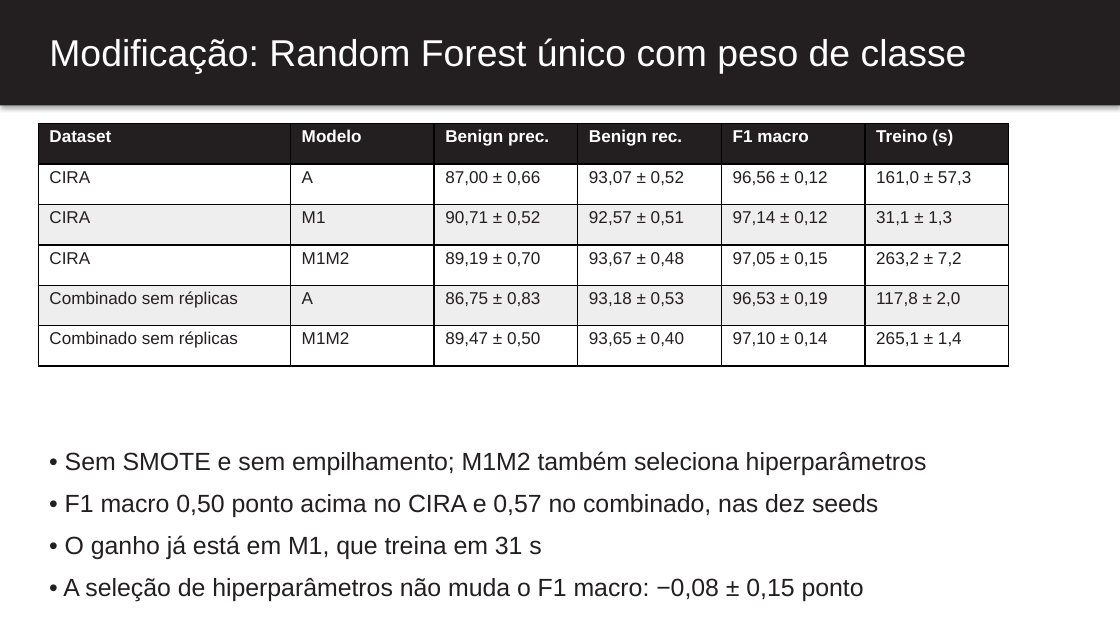
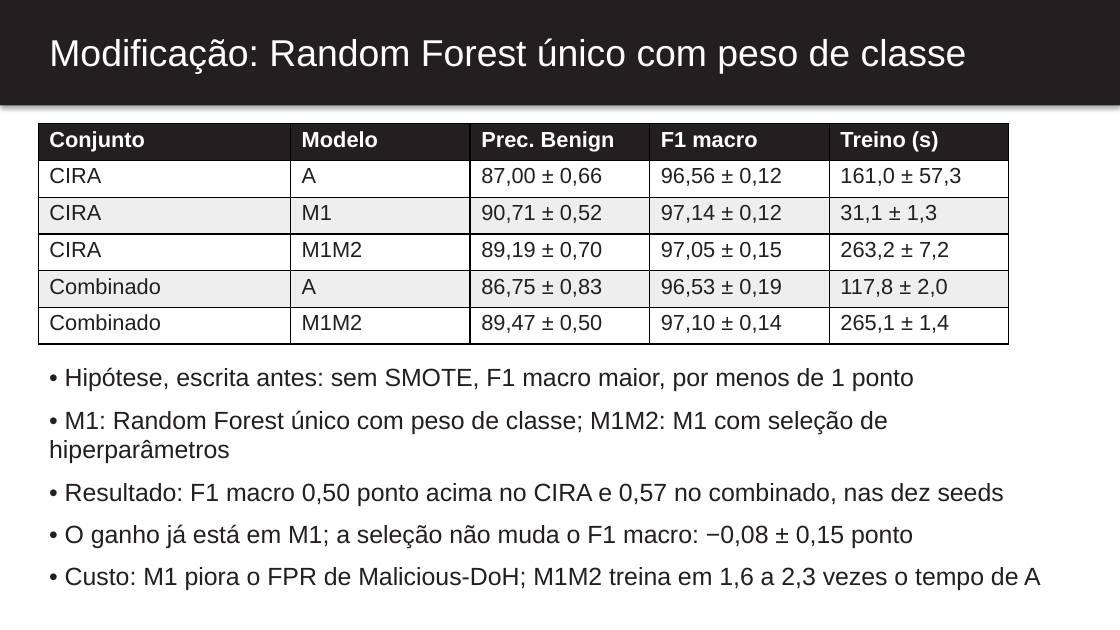
Before and after one commit to BrenoRev/Tecnicas_Ataque_Deteccao_Intrusao, a slide deck: slide 11 of project/report/apresentacao.pptx. Drawn at 1120x630 pixels with LibreOffice and Linux fonts; fonts in the diff are those of the drawing. Boxes give left, top, right and bottom in pixels: in the first picture for what was removed or moved away, otherwise in the second. Text is boxed around its words. In the diff, an @@ line names an element or a change of style, - is before the commit and + after.

```diff
--- a/project/report/apresentacao.pptx
+++ b/project/report/apresentacao.pptx
@@ table at (x1=38, y1=123, x2=1007, y2=344) @@
-column 1: Dataset | CIRA | CIRA | CIRA | Combinado sem réplicas | Combinado sem réplicas
+column 1: Conjunto | CIRA | CIRA | CIRA | Combinado | Combinado
-column 3: Benign prec. | 87,00 ± 0,66 | 90,71 ± 0,52 | 89,19 ± 0,70 | 86,75 ± 0,83 | 89,47 ± 0,50
-column 4: Benign rec. | 93,07 ± 0,52 | 92,57 ± 0,51 | 93,67 ± 0,48 | 93,18 ± 0,53 | 93,65 ± 0,40
+column 3: Prec. Benign | 87,00 ± 0,66 | 90,71 ± 0,52 | 89,19 ± 0,70 | 86,75 ± 0,83 | 89,47 ± 0,50
@@ text at (x1=49, y1=367, x2=1041, y2=590): text changed @@
-• Sem SMOTE e sem empilhamento; M1M2 também seleciona hiperparâmetros
-• F1 macro 0,50 ponto acima no CIRA e 0,57 no combinado, nas dez seeds
-• O ganho já está em M1, que treina em 31 s
-• A seleção de hiperparâmetros não muda o F1 macro: −0,08 ± 0,15 ponto
+• Hipótese, escrita antes: sem SMOTE, F1 macro maior, por menos de 1 ponto
+• M1: Random Forest único com peso de classe; M1M2: M1 com seleção de hiperparâmetros
+• Resultado: F1 macro 0,50 ponto acima no CIRA e 0,57 no combinado, nas dez seeds
+• O ganho já está em M1; a seleção não muda o F1 macro: −0,08 ± 0,15 ponto
+• Custo: M1 piora o FPR de Malicious-DoH; M1M2 treina em 1,6 a 2,3 vezes o tempo de A
```
Also in this commit, not shown: 10 other slides changed, 1 other file.
